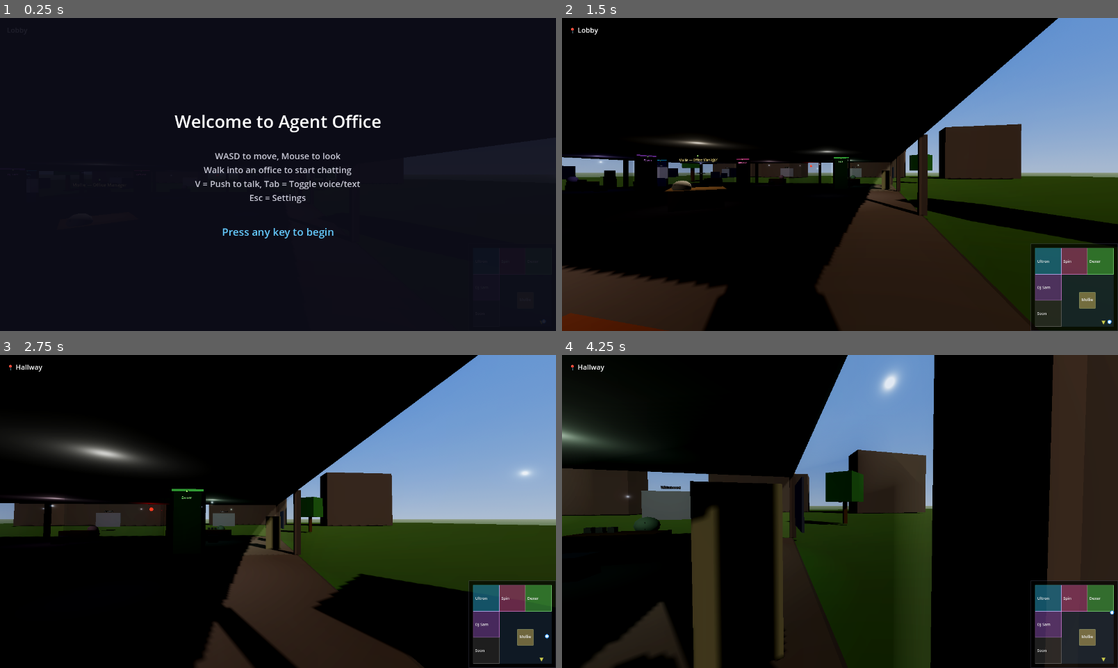
Above: before the commit, frames 1-4 (two rows, left to right).
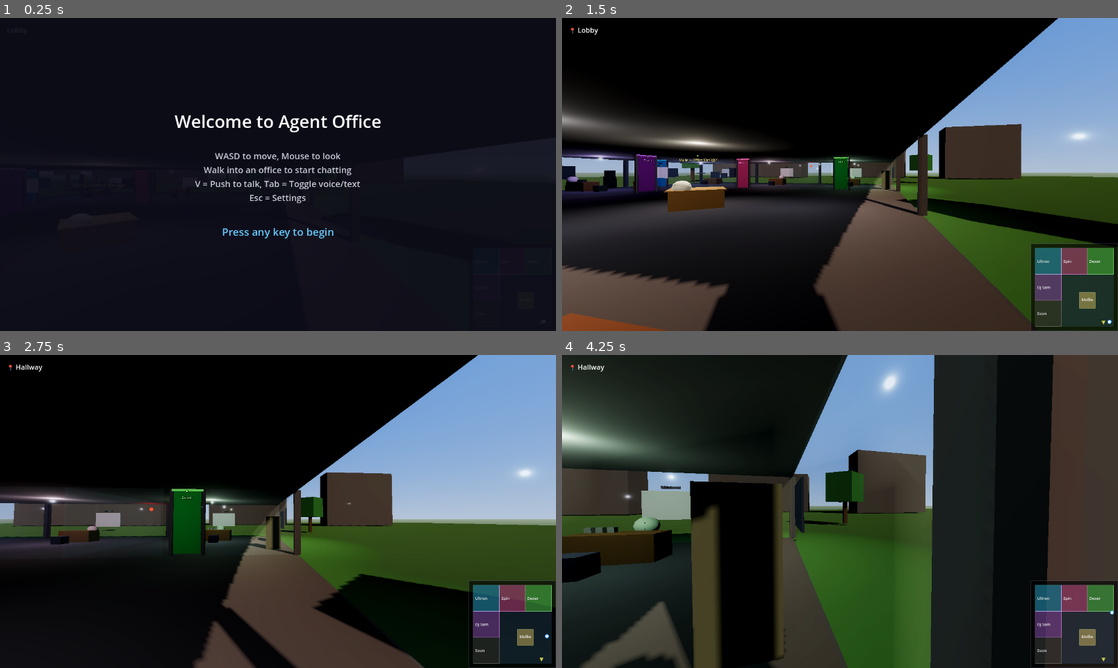
Above: after the commit, the same moments.

Repository: ultron02012026-agent/agent-office
Game: Godot game, scene res://scenes/main.tscn
Two runs of this game, one before a commit and one after it. Both use one fixed random seed, a clock stepped at 60 frames per second and the inputs below.
Inputs (mouse positions are in pixels of both pictures, inside the frame that each line leads up to):
- Up to frame 1 (0.25 s): no input
- Up to frame 2 (1.5 s): tap Enter at 0.5 s; move the mouse to (962, 158) at 0.52 s; hold D (move_right) 0.53-1.28 s; click (962, 158) at 0.67 s; move the mouse to (812, 174) at 1.27 s; hold W (move_forward) from 1.28 s (still down)
- Up to frame 3 (2.75 s): keep holding W (move_forward); move the mouse to (289, 505) at 2.02 s
- Up to frame 4 (4.25 s): keep holding W (move_forward); move the mouse to (834, 517) at 2.77 s; move the mouse to (878, 514) at 3.52 s

The runs differ from the first frame. In frame 2, 32% of the frame differs, in the area x 0-96%, y 24-100%; in frame 3, 16%; in frame 4, 40%, in the area x 0-95%, y 0-100%.

Commit message:
Crank up lighting: ambient 0.4→0.8, room lights 0.3→1.5, lobby lights→1.0, add 3 hallway ceiling lights, increase omni range to 12

Diff:
--- a/scenes/main.tscn
+++ b/scenes/main.tscn
@@ -212,7 +212,7 @@
 glow_bloom = 0.1
 ambient_light_source = 1
 ambient_light_color = Color(0.7, 0.75, 0.85, 1)
-ambient_light_energy = 0.4
+ambient_light_energy = 0.8
 reflected_light_source = 1
 
 ; ===== SHAPES =====
@@ -371,25 +371,25 @@
 [node name="AmbientLight" type="OmniLight3D" parent="."]
 transform = Transform3D(1, 0, 0, 0, 1, 0, 0, 0, 1, 0, 2.5, 0)
 light_color = Color(0.8, 0.8, 0.85, 1)
-light_energy = 0.08
+light_energy = 0.5
 omni_range = 30
 
 [node name="LobbyLight1" type="OmniLight3D" parent="."]
 transform = Transform3D(1, 0, 0, 0, 1, 0, 0, 0, 1, 5, 2.8, 5)
 light_color = Color(1, 0.95, 0.9, 1)
-light_energy = 0.35
+light_energy = 1.0
 omni_range = 12
 
 [node name="LobbyLight2" type="OmniLight3D" parent="."]
 transform = Transform3D(1, 0, 0, 0, 1, 0, 0, 0, 1, 5, 2.8, 12)
 light_color = Color(1, 0.95, 0.9, 1)
-light_energy = 0.3
+light_energy = 1.0
 omni_range = 10
 
 [node name="LobbyLight3" type="OmniLight3D" parent="."]
 transform = Transform3D(1, 0, 0, 0, 1, 0, 0, 0, 1, 10, 2.8, 0)
 light_color = Color(0.9, 0.9, 0.85, 1)
-light_energy = 0.25
+light_energy = 1.0
 omni_range = 8
 
 ; ===== FLOOR =====
@@ -790,11 +790,30 @@
 font_size = 48
 modulate = Color(0.2, 0.8, 1, 1)
 
+; Hallway ceiling lights
+[node name="HallwayLight1" type="OmniLight3D" parent="."]
+transform = Transform3D(1, 0, 0, 0, 1, 0, 0, 0, 1, 0, 2.8, 0)
+light_color = Color(1, 0.98, 0.95, 1)
+light_energy = 1.2
+omni_range = 15
+
+[node name="HallwayLight2" type="OmniLight3D" parent="."]
+transform = Transform3D(1, 0, 0, 0, 1, 0, 0, 0, 1, 10, 2.8, 5)
+light_color = Color(1, 0.98, 0.95, 1)
+light_energy = 1.0
+omni_range = 12
+
+[node name="HallwayLight3" type="OmniLight3D" parent="."]
+transform = Transform3D(1, 0, 0, 0, 1, 0, 0, 0, 1, 5, 2.8, 10)
+light_color = Color(1, 0.98, 0.95, 1)
+light_energy = 1.0
+omni_range = 12
+
 [node name="Room1_Light" type="OmniLight3D" parent="."]
 transform = Transform3D(1, 0, 0, 0, 1, 0, 0, 0, 1, -10, 2.8, -10)
 light_color = Color(0.8, 0.85, 1, 1)
-light_energy = 0.3
-omni_range = 8
+light_energy = 1.5
+omni_range = 12
 
 [node name="Room1_Area" type="Area3D" parent="."]
 transform = Transform3D(1, 0, 0, 0, 1, 0, 0, 0, 1, -10, 1.5, -10)
@@ -872,8 +891,8 @@
 [node name="Room2_Light" type="OmniLight3D" parent="."]
 transform = Transform3D(1, 0, 0, 0, 1, 0, 0, 0, 1, 0, 2.8, -10)
 light_color = Color(1, 0.85, 0.9, 1)
-light_energy = 0.3
-omni_range = 8
+light_energy = 1.5
+omni_range = 12
 
 [node name="Room2_Area" type="Area3D" parent="."]
 transform = Transform3D(1, 0, 0, 0, 1, 0, 0, 0, 1, 0, 1.5, -10)
@@ -965,8 +984,8 @@
 [node name="Room3_Light" type="OmniLight3D" parent="."]
 transform = Transform3D(1, 0, 0, 0, 1, 0, 0, 0, 1, 10, 2.8, -10)
 light_color = Color(0.85, 1, 0.85, 1)
-light_energy = 0.3
-omni_range = 8
+light_energy = 1.5
+omni_range = 12
 
 [node name="Room3_Area" type="Area3D" parent="."]
 transform = Transform3D(1, 0, 0, 0, 1, 0, 0, 0, 1, 10, 1.5, -10)
@@ -1070,8 +1089,8 @@
 [node name="Room4_Light" type="OmniLight3D" parent="."]
 transform = Transform3D(1, 0, 0, 0, 1, 0, 0, 0, 1, -10, 2.8, 0)
 light_color = Color(0.8, 0.7, 1, 1)
-light_energy = 0.3
-omni_range = 8
+light_energy = 1.5
+omni_range = 12
 
 [node name="Room4_Area" type="Area3D" parent="."]
 transform = Transform3D(1, 0, 0, 0, 1, 0, 0, 0, 1, -10, 1.5, 0)
@@ -1094,8 +1113,8 @@
 [node name="Room5_Light" type="OmniLight3D" parent="."]
 transform = Transform3D(1, 0, 0, 0, 1, 0, 0, 0, 1, -10, 2.8, 10)
 light_color = Color(0.6, 0.6, 0.6, 1)
-light_energy = 0.2
-omni_range = 6
+light_energy = 1.5
+omni_range = 12
 
 [node name="Room5_ComingSoonSign" type="Label3D" parent="."]
 transform = Transform3D(1, 0, 0, 0, 1, 0, 0, 0, 1, -10, 1.5, -10)
@@ -1127,7 +1146,7 @@
 [node name="Mollie_Light" type="OmniLight3D" parent="."]
 transform = Transform3D(1, 0, 0, 0, 1, 0, 0, 0, 1, 5, 2.8, 5)
 light_color = Color(1, 0.95, 0.85, 1)
-light_energy = 0.25
+light_energy = 1.2
 omni_range = 6
 
 [node name="Mollie_Area" type="Area3D" parent="."]
